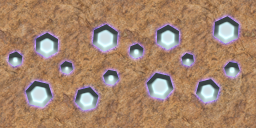
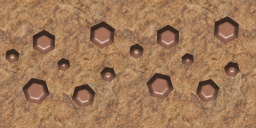
Layered file, before and after one edit (256×128). Changes by layer:
added group "Recombined Cobalt" (1st of 2) with 1 layers above "Copper" over (x1=5, y1=16, x2=240, y2=111)
added group "Copper" (1st of 2) with 1 layers above "Ice" over (x1=5, y1=16, x2=240, y2=108)
added layer "Copper" (2nd of 2, in "Copper") (87%) in group "Copper" over (x1=5, y1=16, x2=240, y2=108)
hid group "Ice" (1st of 2) (2 layers) over (x1=8, y1=16, x2=240, y2=111)
